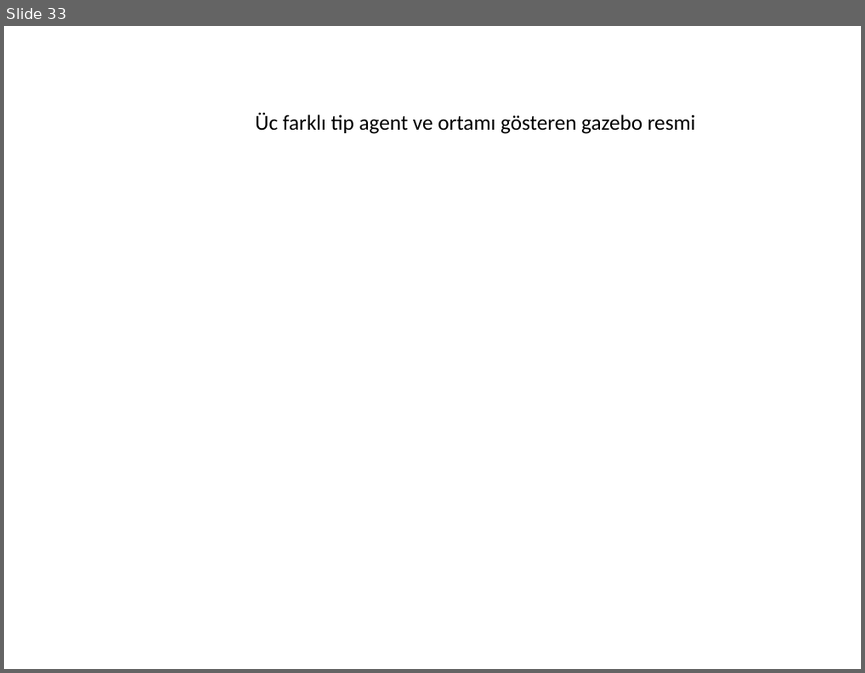
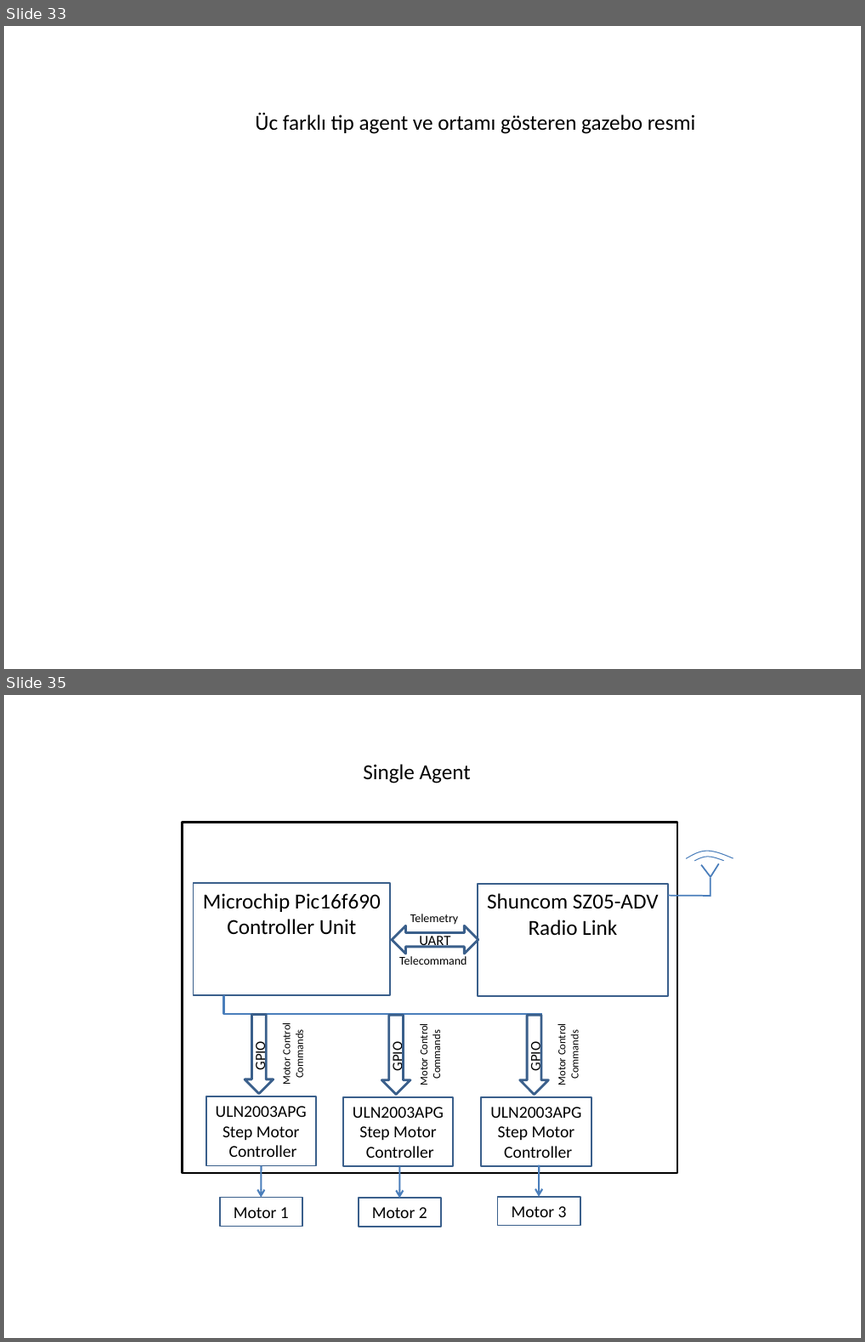
Before and after one commit to kadir4172/formation_control, a slide deck: Tez Çizimleri.pptx. Shown one above the other, each under a label of ours: slide 33 before the commit, slides 33 and 35 after it; the slides between them are not shown. The pictures are 865x673 and 865x1342 pixels, drawn with LibreOffice and Linux fonts; fonts in the diff are those of the drawing. Boxes give left, top, right and bottom in pixels: in the first picture for what was removed or moved away, otherwise in the second. Text is boxed around its words. In the diff, an @@ line names an element or a change of style, - is before the commit and + after.

```diff
--- a/Tez Çizimleri.pptx
+++ b/Tez Çizimleri.pptx
@@ slide 35 added at [4,695,861,1338], background #FFFFFF @@
@@ text added at [363,764,471,783], 18 pt, text #000000 @@
+Single Agent
@@ rectangle added at [182,822,677,1172], outline #000000 2 pt @@
@@ freeform shape added at [686,851,733,859], outline #4B7EBC 0.75 pt @@
@@ freeform shape added at [694,857,724,861], outline #4B7EBC 0.75 pt @@
@@ line added from (710, 877) to (702, 865), #4B7EBC 1.25 pt @@
@@ line added from (710, 877) to (719, 864), #4B7EBC 1.25 pt @@
@@ rectangle added at [194,883,391,995], outline #3A5F8C 1.25 pt, 18 pt, text #000000 @@
+Microchip Pic16f690
+Controller Unit
@@ rectangle added at [477,884,668,996], outline #3A5F8C 1.25 pt, 18 pt, text #000000 @@
+Shuncom SZ05-ADV
+Radio Link
@@ line added from (710, 896) to (668, 896), #4B7EBC 1.25 pt @@
@@ line added from (710, 896) to (710, 878), #4B7EBC 1.25 pt @@
@@ text added at [410,913,459,925], 10 pt, text #000000 @@
+Telemetry
@@ left right arrow added at [392,925,478,953], outline #3A5F8C 2 pt, 12 pt, text #000000 @@
+UART
@@ text added at [399,956,466,964], 10 pt, text #000000 @@
+Telecommand
@@ elbow line added from (225, 996) to (542, 1015), #4B7EBC 1.5 pt @@
@@ group added at [206,1015,316,1165]: 2 texts, 1 rectangle, 1 down arrow @@
+ULN2003APG
+Step Motor
+Controller
+GPIO
+Motor Control
+Commands
@@ group added at [343,1015,453,1166]: 2 texts, 1 rectangle, 1 down arrow @@
+ULN2003APG
+Step Motor
+Controller
+GPIO
+Motor Control
+Commands
@@ group added at [481,1015,590,1166]: 2 texts, 1 rectangle, 1 down arrow @@
+ULN2003APG
+Step Motor
+Controller
+GPIO
+Motor Control
+Commands
@@ arrow added from (261, 1165) to (261, 1197), #4B7EBC 1.5 pt @@
@@ arrow added from (400, 1166) to (400, 1198), #4B7EBC 1.5 pt @@
@@ arrow added from (539, 1164) to (539, 1197), #4B7EBC 1.5 pt @@
@@ rectangle added at [220,1197,303,1226], outline #3A5F8C 1.25 pt, 14 pt, text #000000 @@
+Motor 1
@@ rectangle added at [358,1198,441,1227], outline #3A5F8C 1.25 pt, 14 pt, text #000000 @@
+Motor 2
@@ rectangle added at [498,1197,580,1225], outline #3A5F8C 1.25 pt, 14 pt, text #000000 @@
+Motor 3
```
Also in this commit, not shown: 2 other slides added, 3 other files.
